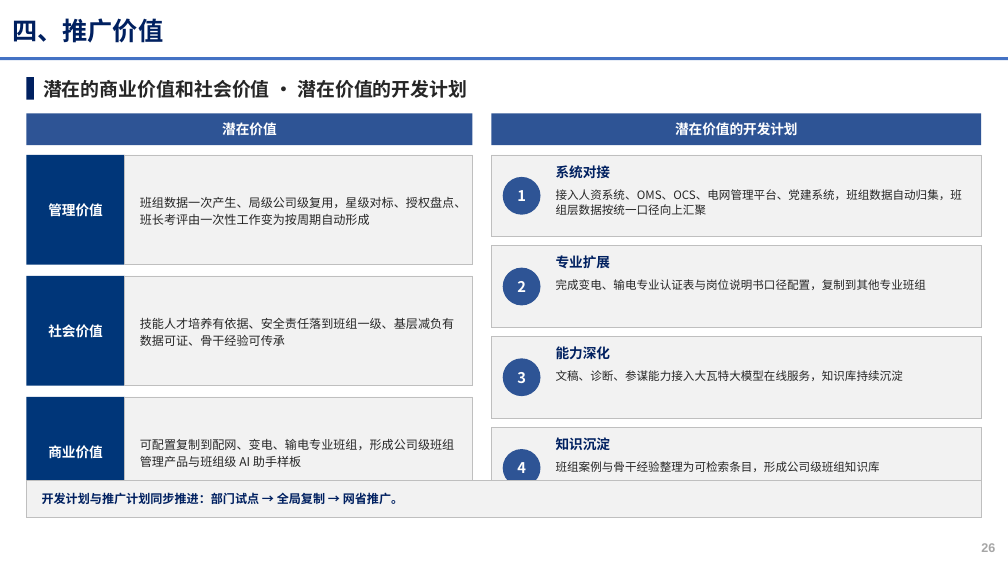
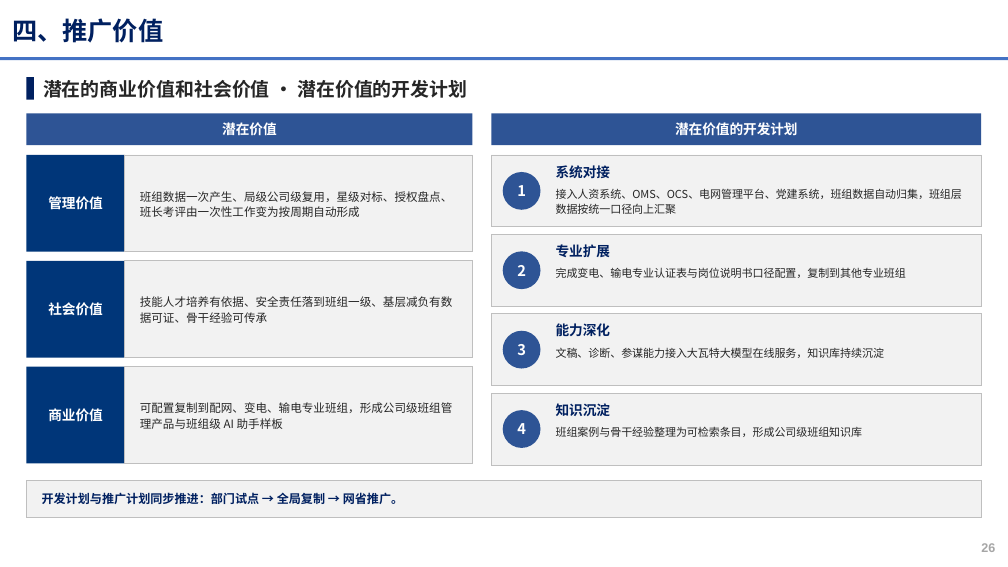
Before and after one commit to michael4949/-, a slide deck: slide 26 of xiaowatt/docs/正式交付物/申报PPT_高效班组管理助手_班组数字画像与班组长AI助手_V3.0.pptx. Drawn at 1008x567 pixels with LibreOffice and Linux fonts; fonts in the diff are those of the drawing; background and template pictures are left out. Boxes give left, top, right and bottom in pixels: in the first picture for what was removed or moved away, otherwise in the second. Text is boxed around its words. In the diff, an @@ line names an element or a change of style, - is before the commit and + after.

```diff
--- a/xiaowatt/docs/正式交付物/申报PPT_高效班组管理助手_班组数字画像与班组长AI助手_V3.0.pptx
+++ b/xiaowatt/docs/正式交付物/申报PPT_高效班组管理助手_班组数字画像与班组长AI助手_V3.0.pptx
@@ rectangle "管理价值": place and size @@
-rectangle "管理价值" at box(26, 155, 125, 265)
+rectangle "管理价值" at box(26, 155, 125, 252)
@@ rectangle: place and size @@
-rectangle at box(125, 155, 473, 265)
+rectangle at box(125, 155, 473, 252)
@@ rectangle: place and size @@
-rectangle at box(492, 155, 982, 237)
+rectangle at box(492, 155, 982, 227)
@@ ellipse "1": place and size @@
-ellipse "1" at box(503, 177, 541, 215)
+ellipse "1" at box(503, 172, 541, 209)
@@ rectangle: place and size @@
-rectangle at box(492, 246, 982, 327)
+rectangle at box(492, 234, 982, 306)
@@ text "专业扩展": place and size @@
-text "专业扩展" at box(556, 255, 610, 268)
+text "专业扩展" at box(556, 244, 610, 257)
@@ rectangle "社会价值": place and size @@
-rectangle "社会价值" at box(26, 276, 125, 386)
+rectangle "社会价值" at box(26, 261, 125, 358)
@@ rectangle: place and size @@
-rectangle at box(125, 276, 473, 386)
+rectangle at box(125, 261, 473, 358)
@@ text "技能人才培养有依据、安全责任落到班组一级、基层减负有数据可证、骨干经验可传承": place and size @@
-text "技能人才培养有依据、安全责任落到班组一级、基层减负有数据可证、骨干经验可传承" at box(140, 318, 454, 346)
+text "技能人才培养有依据、安全责任落到班组一级、基层减负有数据可证、骨干经验可传承" at box(140, 296, 453, 323)
@@ ellipse "2": place and size @@
-ellipse "2" at box(503, 268, 541, 306)
+ellipse "2" at box(503, 251, 541, 289)
@@ text "完成变电、输电专业认证表与岗位说明书口径配置，复制到其他专业班组": place and size @@
-text "完成变电、输电专业认证表与岗位说明书口径配置，复制到其他专业班组" at box(556, 279, 926, 290)
+text "完成变电、输电专业认证表与岗位说明书口径配置，复制到其他专业班组" at box(556, 267, 906, 278)
@@ rectangle: place and size @@
-rectangle at box(492, 337, 982, 418)
+rectangle at box(492, 314, 982, 386)
@@ text "能力深化": place and size @@
-text "能力深化" at box(556, 346, 610, 360)
+text "能力深化" at box(556, 323, 610, 337)
@@ ellipse "3": place and size @@
-ellipse "3" at box(503, 358, 541, 396)
+ellipse "3" at box(503, 331, 541, 369)
@@ text "文稿、诊断、参谋能力接入大瓦特大模型在线服务，知识库持续沉淀": place and size @@
-text "文稿、诊断、参谋能力接入大瓦特大模型在线服务，知识库持续沉淀" at box(556, 370, 903, 381)
+text "文稿、诊断、参谋能力接入大瓦特大模型在线服务，知识库持续沉淀" at box(556, 347, 884, 358)
@@ rectangle "商业价值": place and size @@
-rectangle "商业价值" at box(26, 397, 125, 507)
+rectangle "商业价值" at box(26, 367, 125, 464)
@@ rectangle: place and size @@
-rectangle at box(125, 397, 473, 507)
+rectangle at box(125, 367, 473, 464)
@@ size 11.5 to 11 pt; line spacing 1.18 to 1.15 in 3 elements at box(140, 191, 453, 217), box(140, 296, 453, 323), box(140, 402, 453, 429) @@
@@ text "可配置复制到配网、变电、输电专业班组，形成公司级班组管理产品与班组级 AI 助手样板": place and size @@
-text "可配置复制到配网、变电、输电专业班组，形成公司级班组管理产品与班组级 AI 助手样板" at box(140, 439, 454, 467)
+text "可配置复制到配网、变电、输电专业班组，形成公司级班组管理产品与班组级 AI 助手样板" at box(140, 402, 453, 429)
@@ rectangle: place and size @@
-rectangle at box(492, 427, 982, 509)
+rectangle at box(492, 393, 982, 465)
@@ ellipse "4": place and size @@
-ellipse "4" at box(503, 449, 541, 487)
+ellipse "4" at box(503, 410, 541, 448)
@@ text "知识沉淀": place and size @@
-text "知识沉淀" at box(556, 437, 610, 450)
+text "知识沉淀" at box(556, 403, 610, 416)
@@ size 11 to 10.5 pt in 4 elements at box(556, 188, 962, 214), box(556, 267, 906, 278), box(556, 347, 884, 358), box(556, 427, 863, 437) @@
@@ text "班组案例与骨干经验整理为可检索条目，形成公司级班组知识库": place and size @@
-text "班组案例与骨干经验整理为可检索条目，形成公司级班组知识库" at box(556, 461, 880, 472)
+text "班组案例与骨干经验整理为可检索条目，形成公司级班组知识库" at box(556, 427, 863, 437)
```
Also in this commit, not shown: 1 other slide changed, 17 other files.
